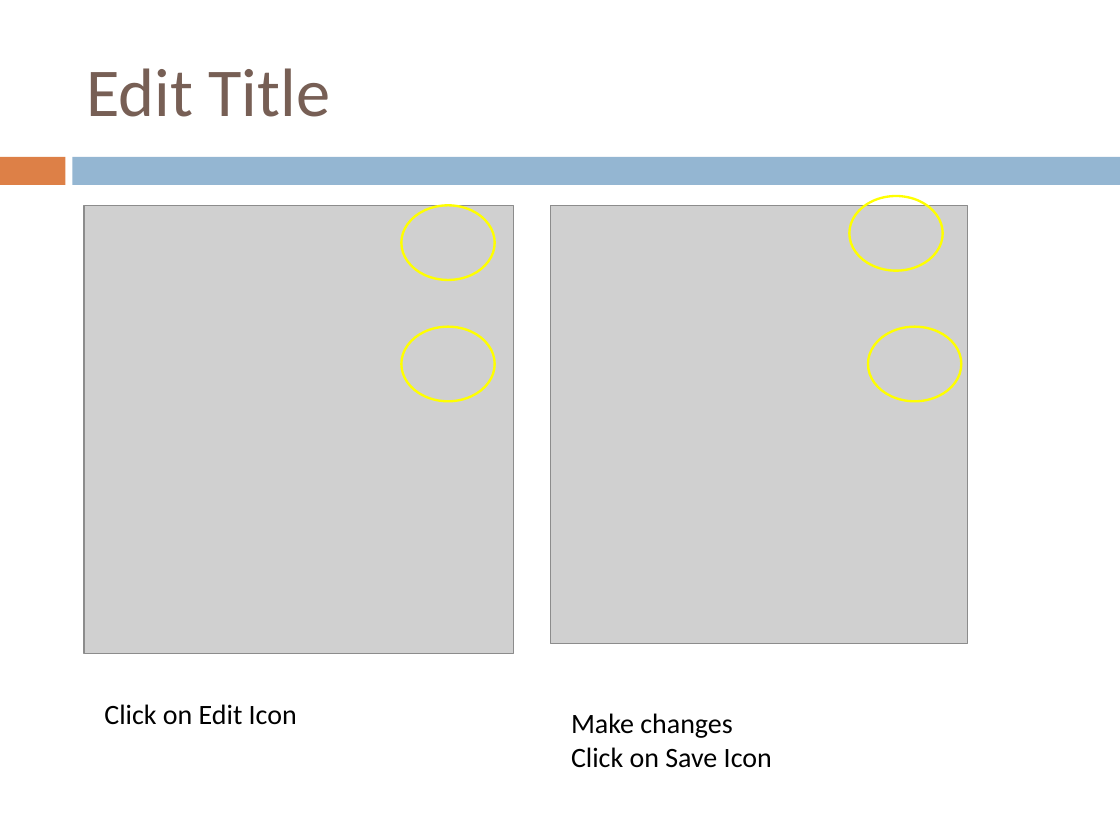
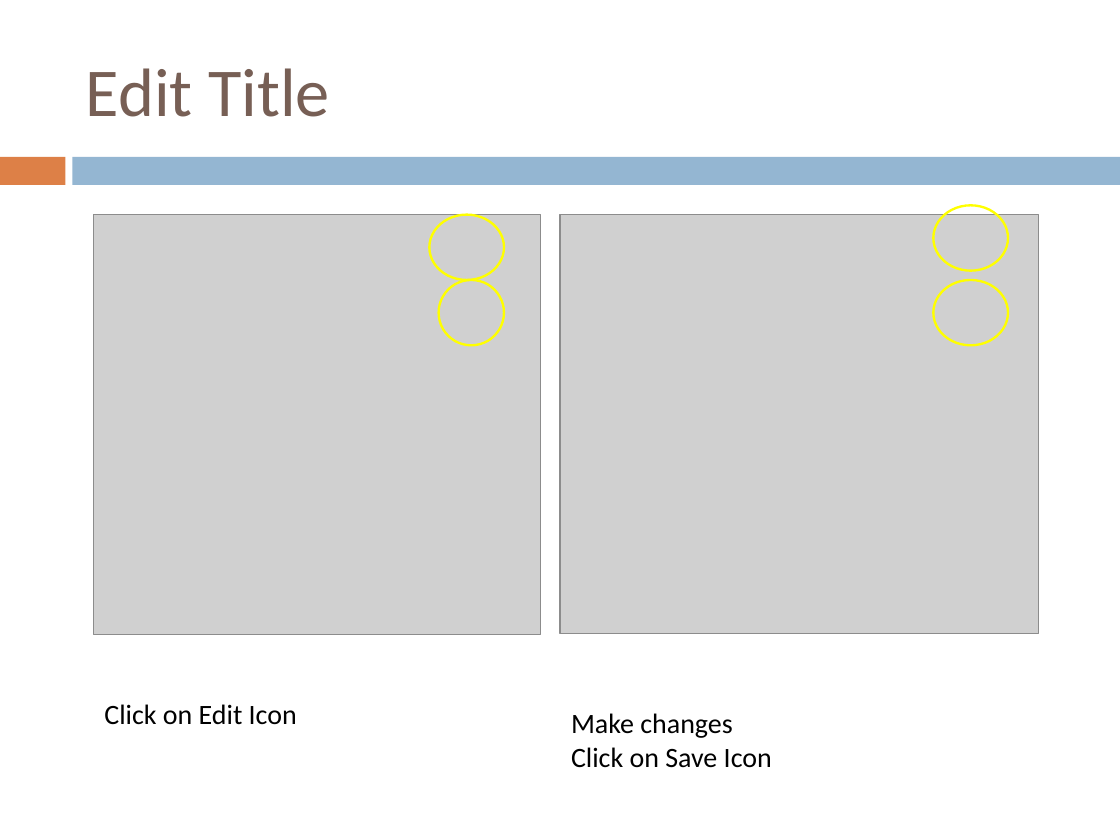
Before and after one commit to anochens/475-Pitt-Health-frontend, a slide deck: slide 3 of data-entry/Data Entry User Guide.pptx. Drawn at 1120x840 pixels with LibreOffice and Linux fonts; fonts in the diff are those of the drawing; grey boxes stand for pictures. Boxes give left, top, right and bottom in pixels: in the first picture for what was removed or moved away, otherwise in the second. Text is boxed around its words. In the diff, an @@ line names an element or a change of style, - is before the commit and + after.

```diff
--- a/data-entry/Data Entry User Guide.pptx
+++ b/data-entry/Data Entry User Guide.pptx
@@ ellipse resized from (x1=868, y1=327, x2=961, y2=402) to (x1=933, y1=205, x2=1008, y2=270) @@
@@ picture resized from (x1=84, y1=205, x2=513, y2=653) to (x1=93, y1=215, x2=540, y2=635) @@
@@ ellipse resized from (x1=401, y1=205, x2=494, y2=280) to (x1=429, y1=215, x2=504, y2=280) @@
@@ picture resized from (x1=551, y1=205, x2=968, y2=644) to (x1=560, y1=215, x2=1038, y2=634) @@
@@ ellipse resized from (x1=401, y1=327, x2=494, y2=402) to (x1=439, y1=280, x2=504, y2=345) @@
@@ ellipse resized from (x1=849, y1=196, x2=942, y2=271) to (x1=933, y1=280, x2=1008, y2=345) @@
```
Also in this commit, not shown: 7 other slides changed, 2 other files.
